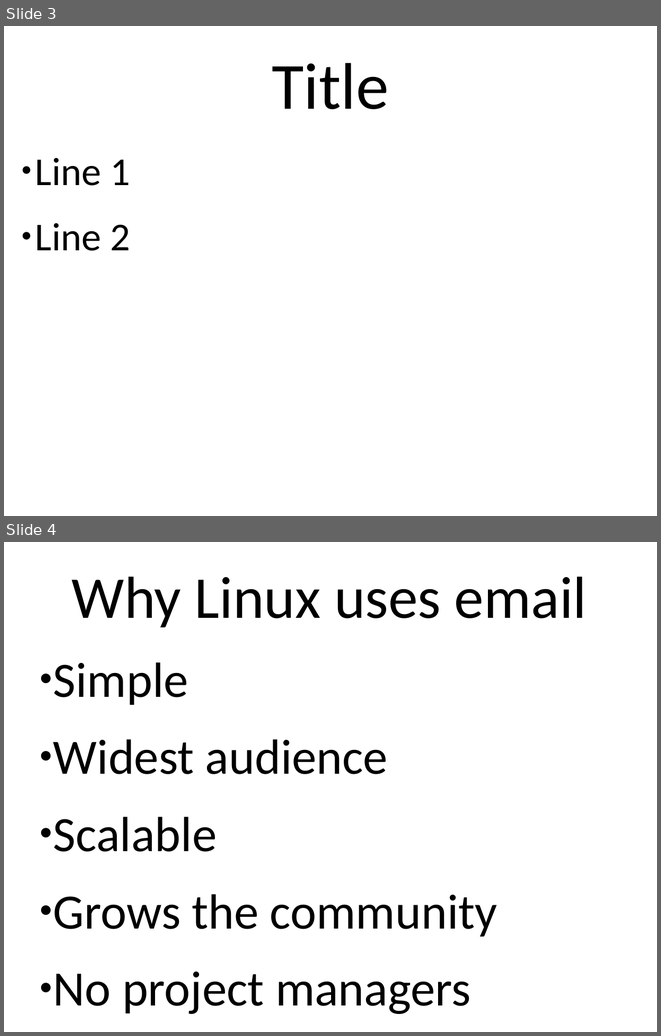
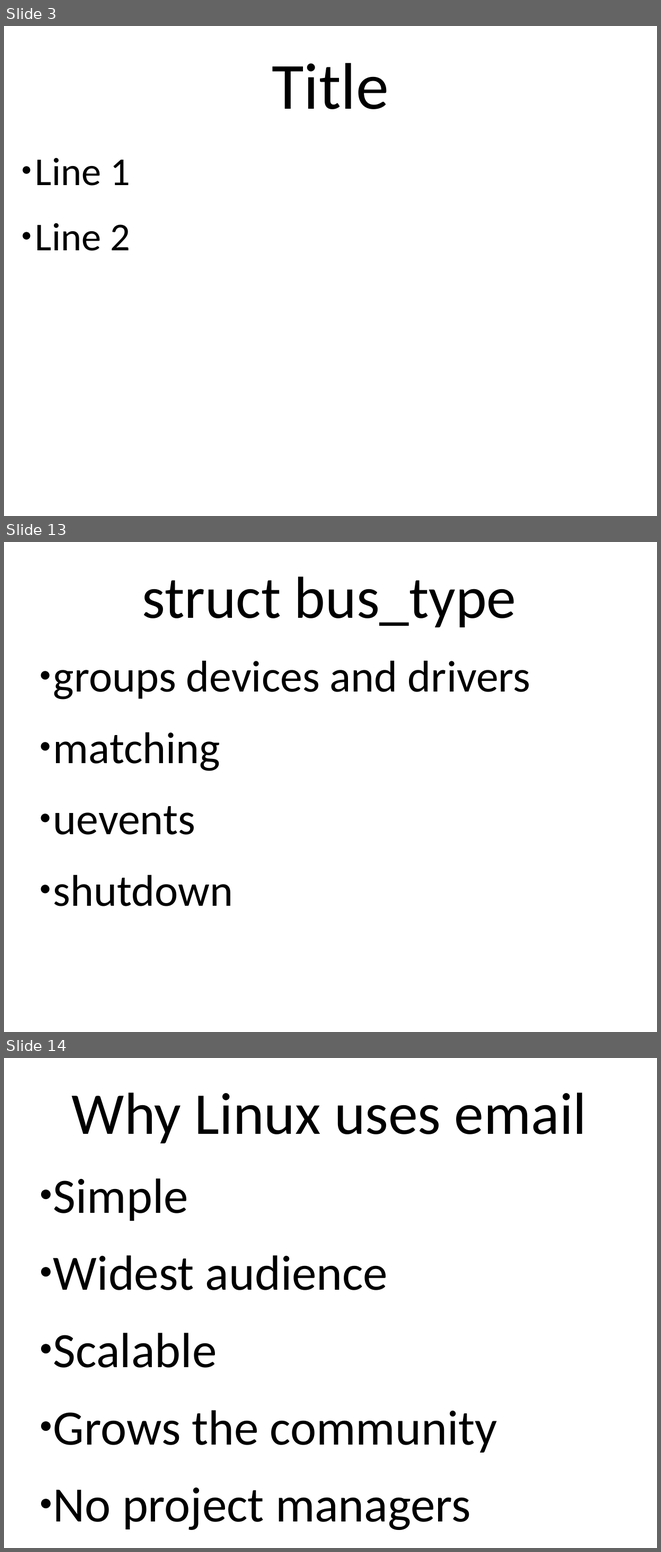
Before and after one commit to gregkh/presentation-driver-model, a slide deck: driver-model.odp. Shown one above the other, each under a label of ours: slides 3 and 4 before the commit, slides 3, 13 and 14 after it; the slides between them are not shown. The pictures are 661x1036 and 661x1552 pixels, drawn with LibreOffice and Linux fonts; fonts in the diff are those of the drawing. Boxes give left, top, right and bottom in pixels: in the first picture for what was removed or moved away, otherwise in the second. Text is boxed around its words. In the diff, an @@ line names an element or a change of style, - is before the commit and + after.

```diff
--- a/driver-model.odp
+++ b/driver-model.odp
@@ slide 13 added at (4,542,657,1032), background #FFFFFF @@
@@ text added at (142,576,517,627), 72 pt, text #000000 @@
+struct bus_type
@@ text added at (53,660,531,906), 54 pt, text #000000 @@
+● groups devices and drivers
+● matching
+● uevents
+● shutdown
@@ what was slide 4 is now slide 14 @@
```
Also in this commit, not shown: 9 other slides added.
